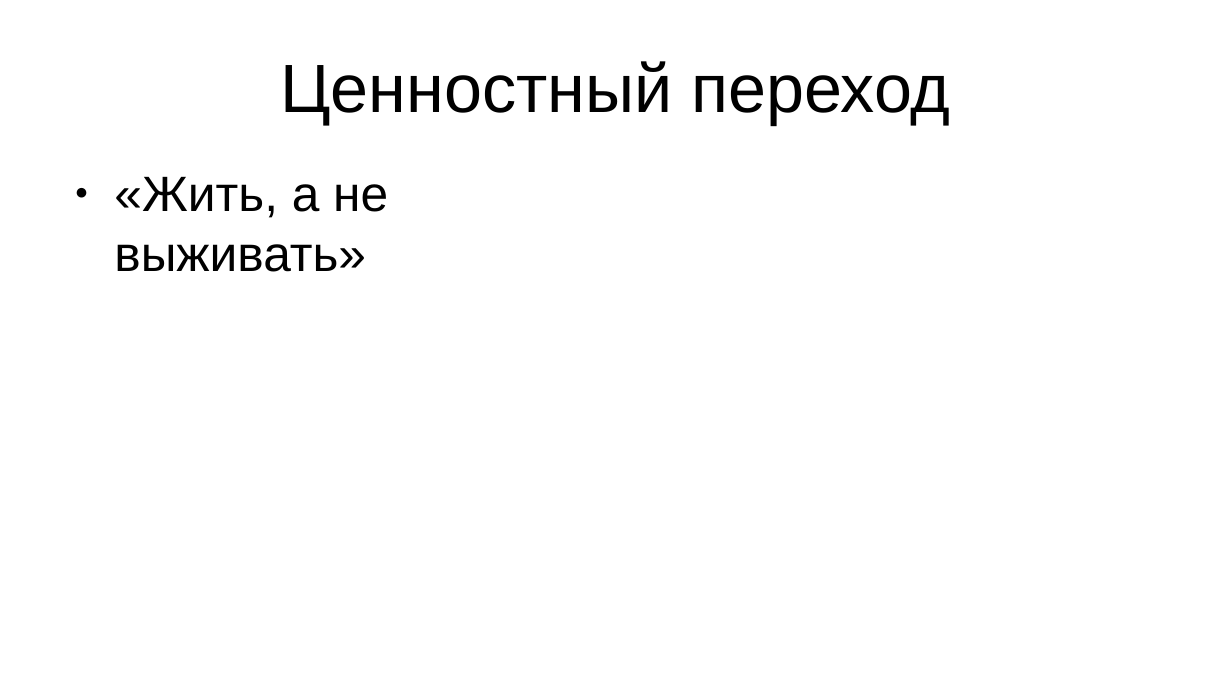
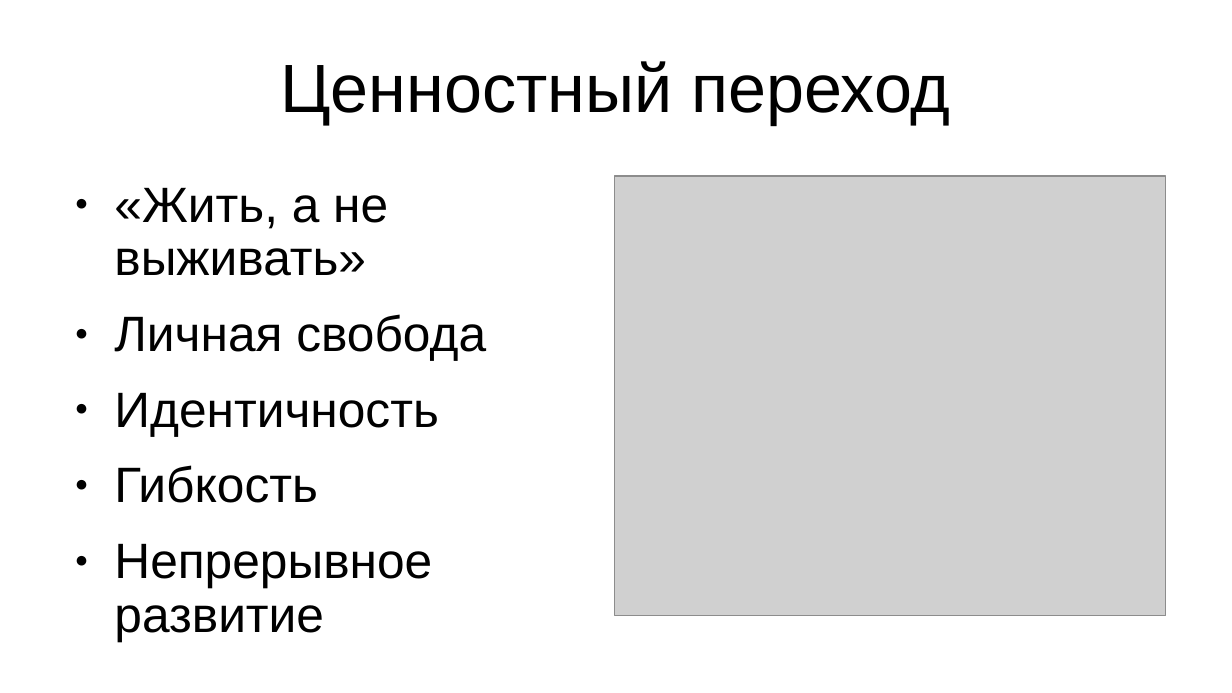
Before and after one commit to Astolfo-femboy-UwU/urban-octo-barnacle, a slide deck: slide 2 of Для других/Victoria NAtus VIncere est.pptx. Drawn at 1232x693 pixels with LibreOffice and Linux fonts; fonts in the diff are those of the drawing; grey boxes stand for pictures. Boxes give left, top, right and bottom in pixels: in the first picture for what was removed or moved away, otherwise in the second. Text is boxed around its words. In the diff, an @@ line names an element or a change of style, - is before the commit and + after.

```diff
--- a/Для других/Victoria NAtus VIncere est.pptx
+++ b/Для других/Victoria NAtus VIncere est.pptx
@@ text "«Жить, а не выживать»" at box(114, 187, 486, 641): vertical alignment top to middle @@
@@ picture added at box(615, 176, 1166, 616) @@
@@ text at box(114, 187, 388, 276): line spacing 1 to 0.9 @@
@@ text at box(114, 314, 486, 641): paragraphs added @@
+● Личная свобода
+● Идентичность
+● Гибкость
+● Непрерывное развитие
```
Also in this commit, not shown: 3 other slides changed, 2 slides added, 7 other files.
